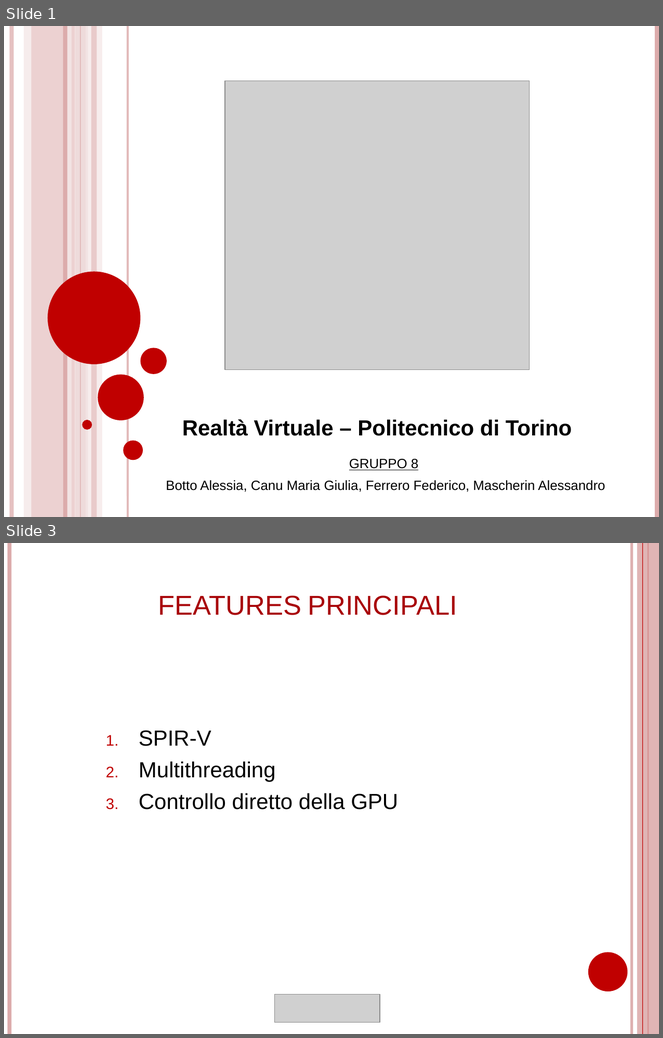
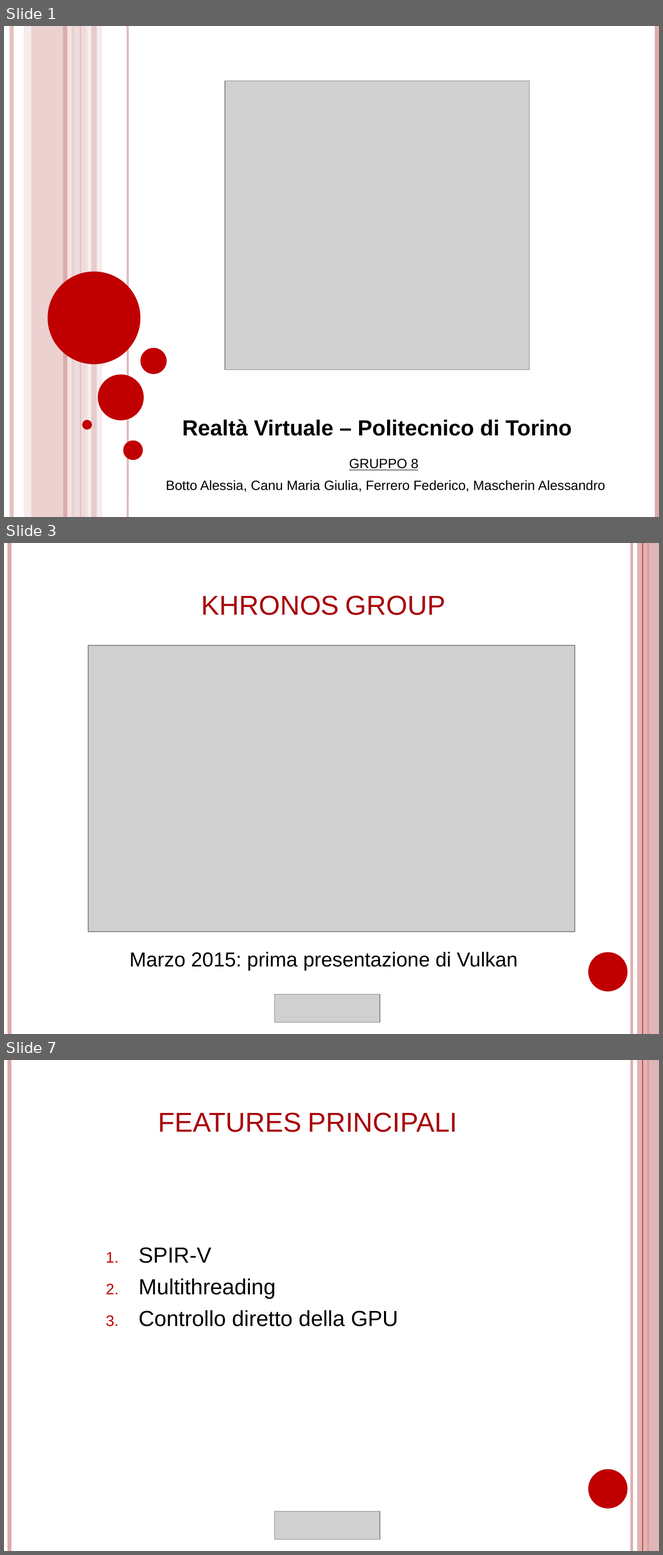
Before and after one commit to FedericoFerrero/TamagotchiAR, a slide deck: Vulkan presentation/Vulkan_group_08.pptx. Shown one above the other, each under a label of ours: slides 1 and 3 before the commit, slides 1, 3 and 7 after it; the slides between them are not shown. The pictures are 663x1038 and 663x1555 pixels, drawn with LibreOffice and Linux fonts; fonts in the diff are those of the drawing; grey boxes stand for pictures. Boxes give left, top, right and bottom in pixels: in the first picture for what was removed or moved away, otherwise in the second. Text is boxed around its words. In the diff, an @@ line names an element or a change of style, - is before the commit and + after.

```diff
--- a/Vulkan presentation/Vulkan_group_08.pptx
+++ b/Vulkan presentation/Vulkan_group_08.pptx
@@ slide 3 added at <box>4,543,659,1034</box>, background #FFFFFF; not listed: 6 template elements that a slide beside it also shows @@
@@ title added at <box>202,596,445,615</box>, 30 pt, text #A80408, small capitals @@
+KHRONOS GROUP
@@ picture added at <box>89,645,575,931</box> @@
@@ text added at <box>129,952,518,970</box>, 22.2 pt, text #000000 @@
+Marzo 2015: prima presentazione di Vulkan
@@ picture added at <box>274,995,379,1023</box> @@
@@ what was slide 3 is now slide 7 @@
```
Also in this commit, not shown: 1 slide changed, 3 other slides added.
